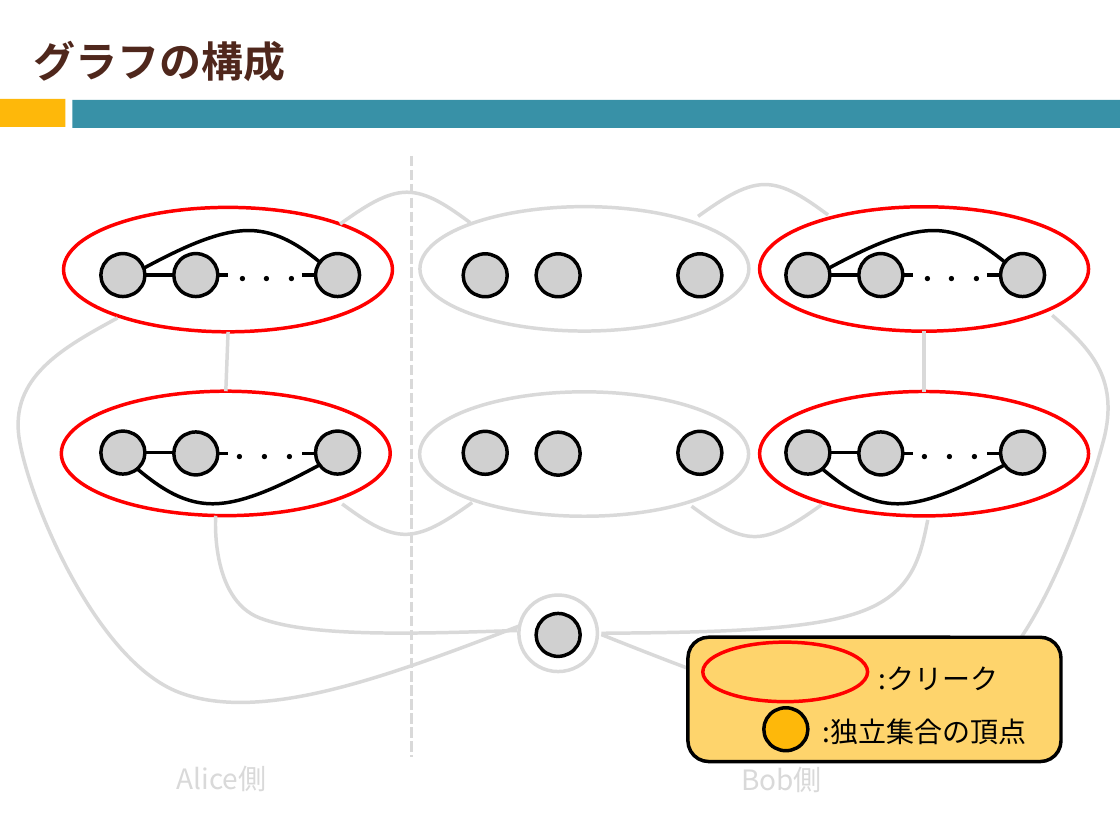
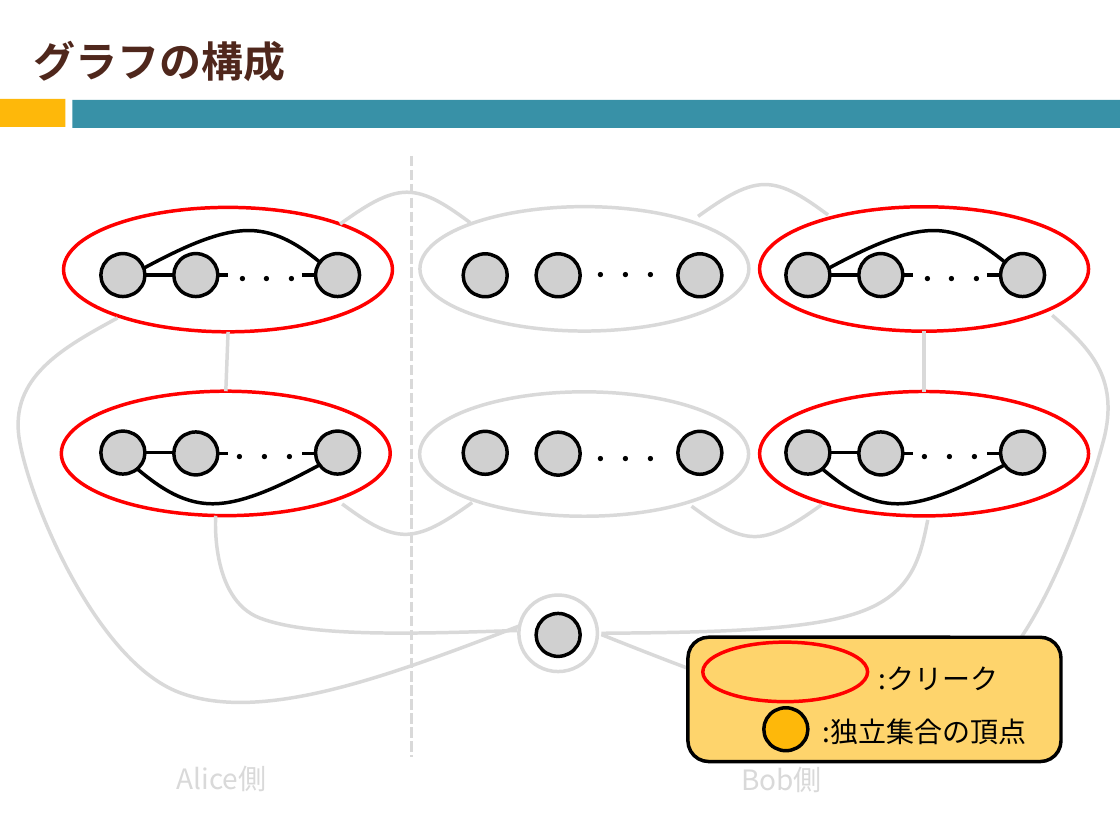
Before and after one commit to Izulabo-nitech/Distributed_Complexity_of_k-Maximal_Independent_Set_Verification, a slide deck: slide 20 of chukan/chukan2020_sato.pptx. Drawn at 1120x840 pixels with LibreOffice and Linux fonts; fonts in the diff are those of the drawing; grey boxes stand for pictures. Boxes give left, top, right and bottom in pixels: in the first picture for what was removed or moved away, otherwise in the second. Text is boxed around its words. In the diff, an @@ line names an element or a change of style, - is before the commit and + after.

```diff
--- a/chukan/chukan2020_sato.pptx
+++ b/chukan/chukan2020_sato.pptx
@@ text added at (x1=589, y1=272, x2=663, y2=277), 16 pt, text #000000 @@
+・・・
@@ text added at (x1=589, y1=456, x2=663, y2=461), 16 pt, text #000000 @@
+・・・
```
Also in this commit, not shown: 4 other slides changed, 4 slides added, 13 other files.
